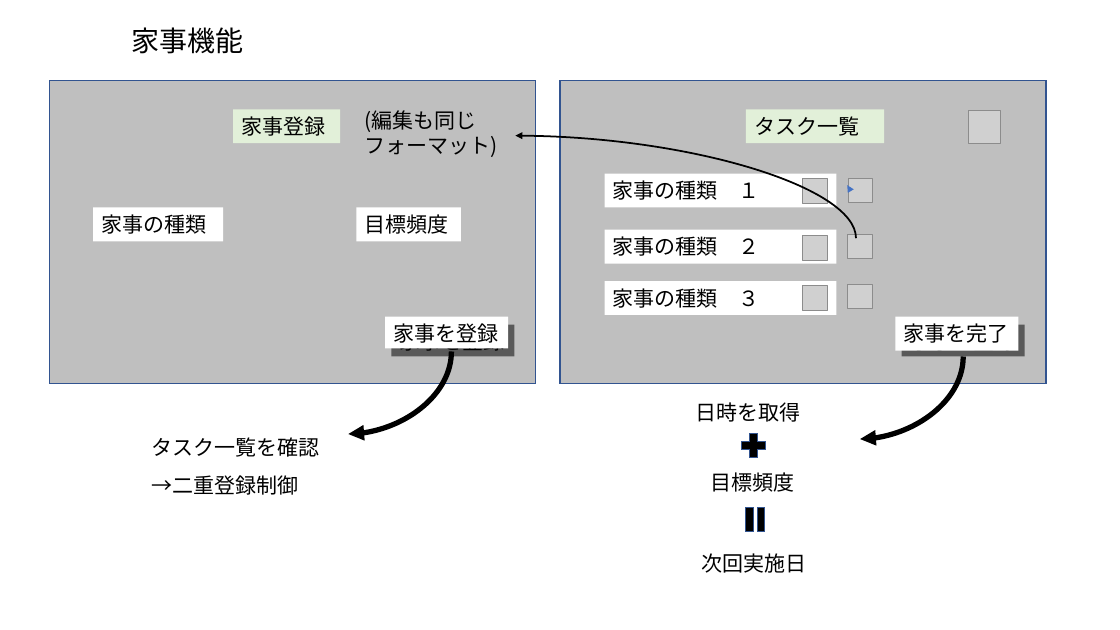
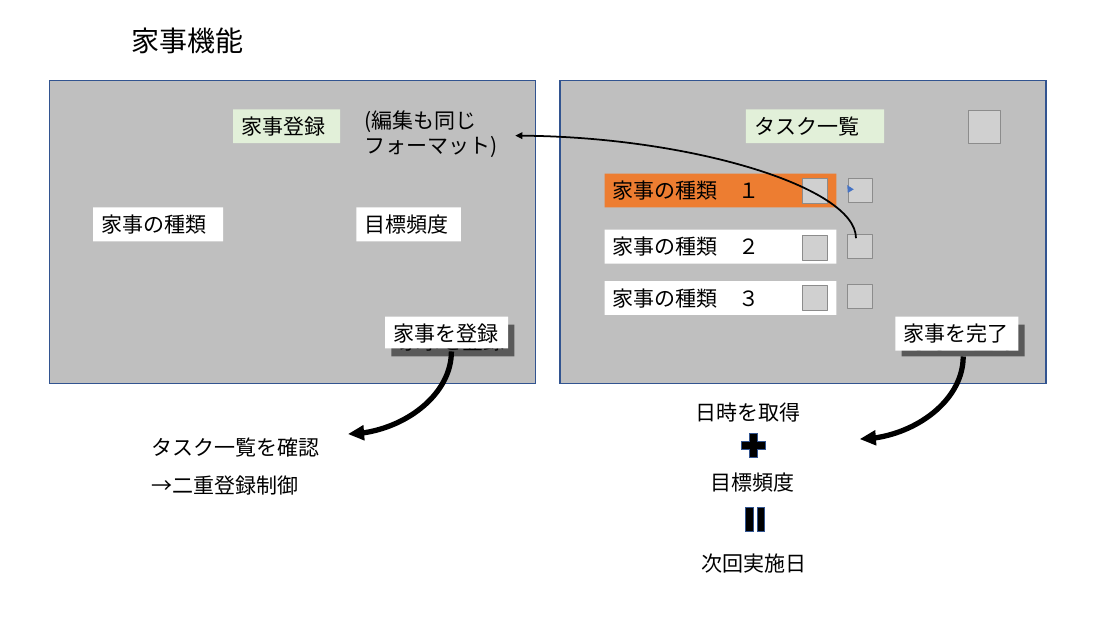
Before and after one commit to dojo2023/A-5, a slide deck: slide 4 of doc/共通認識.pptx (slide 1 before the commit). Drawn at 1120x630 pixels with LibreOffice and Linux fonts; fonts in the diff are those of the drawing; grey boxes stand for pictures. Boxes give left, top, right and bottom in pixels: in the first picture for what was removed or moved away, otherwise in the second. Text is boxed around its words. In the diff, an @@ line names an element or a change of style, - is before the commit and + after.

```diff
--- a/doc/共通認識.pptx
+++ b/doc/共通認識.pptx
@@ rectangle "家事の種類 １" at (605, 174, 837, 208): fill #FFFFFF to #ED7D31 @@
```
Also in this commit, not shown: 3 slides added.
